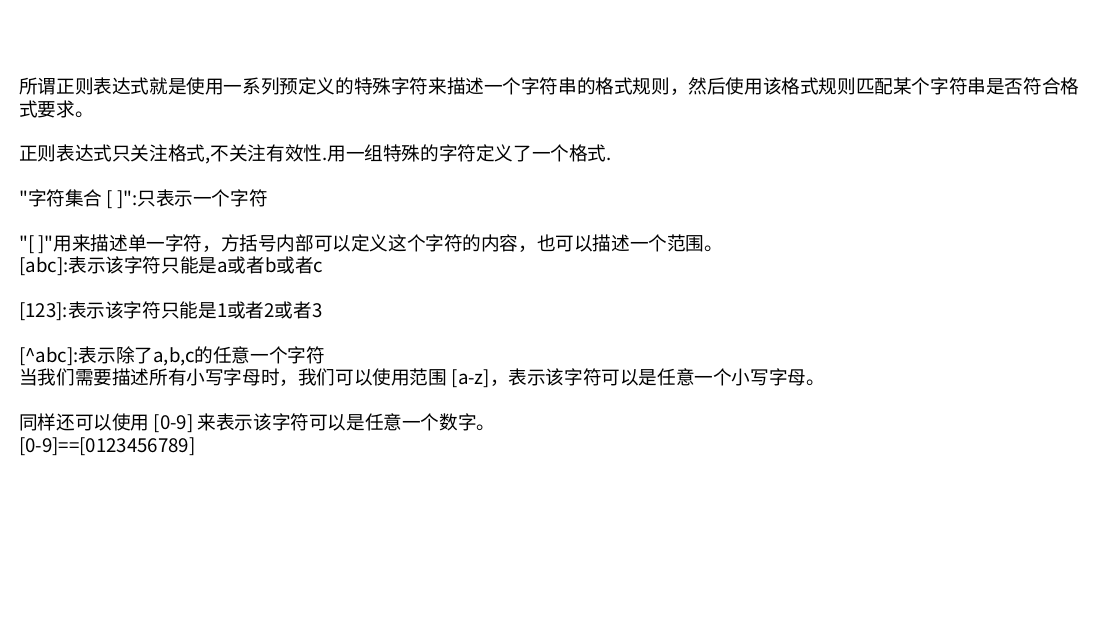
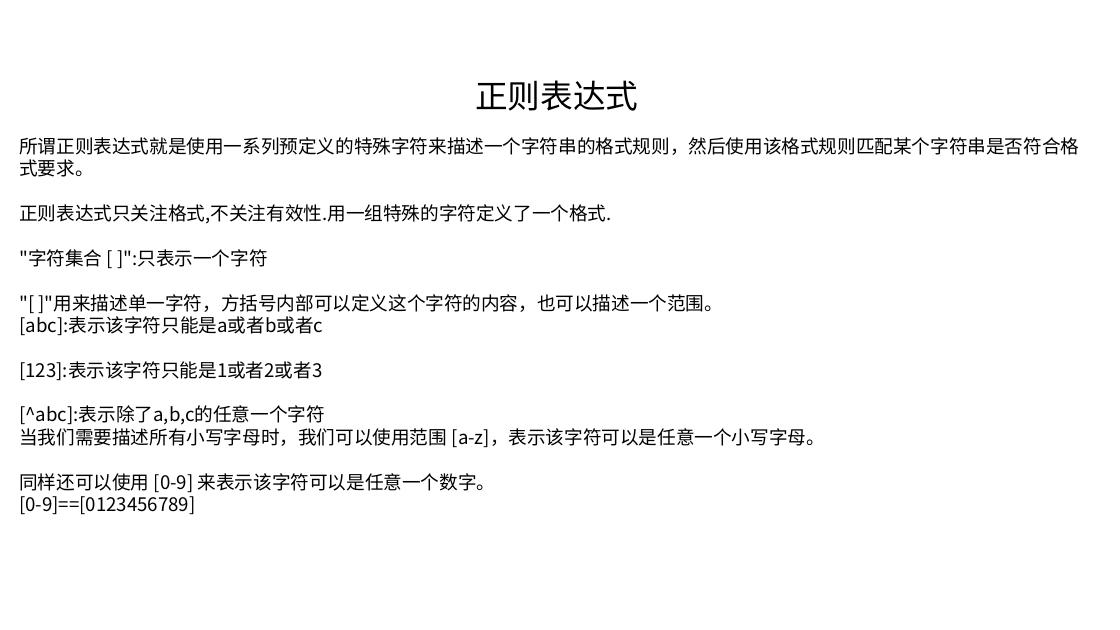
Before and after one commit to linkknown/PPT, a slide deck: slide 2 of 基础PPT/第12章：Java正则简介.pptx. Drawn at 1120x630 pixels with LibreOffice and Linux fonts; fonts in the diff are those of the drawing; background and template pictures are left out. Boxes give left, top, right and bottom in pixels: in the first picture for what was removed or moved away, otherwise in the second. Text is boxed around its words. In the diff, an @@ line names an element or a change of style, - is before the commit and + after.

```diff
--- a/基础PPT/第12章：Java正则简介.pptx
+++ b/基础PPT/第12章：Java正则简介.pptx
@@ text added at box(475, 80, 638, 111), 28 pt, text #000000 @@
+正则表达式
@@ text "所谓正则表达式就是使用一系列预定义的特殊字符来描述一个字符串的格式规则，然后使用该格式规则匹配某个字符串是否符合格式要求 ...": place and size @@
-text "所谓正则表达式就是使用一系列预定义的特殊字符来描述一个字符串的格式规则，然后使用该格式规则匹配某个字符串是否符合格式要求 ..." at box(19, 77, 1079, 456)
+text "所谓正则表达式就是使用一系列预定义的特殊字符来描述一个字符串的格式规则，然后使用该格式规则匹配某个字符串是否符合格式要求 ..." at box(19, 137, 1079, 515)
```
Also in this commit, not shown: 1 other slide changed, 8 slides removed, 1 other file.
